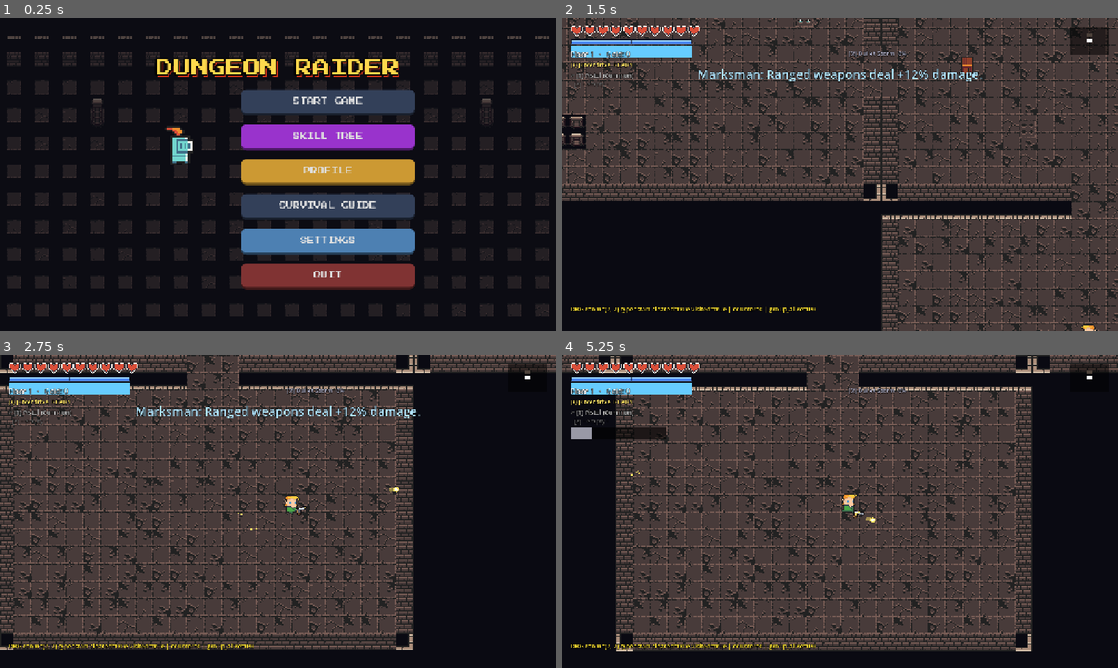
Above: before the commit, frames 1-4 (two rows, left to right).
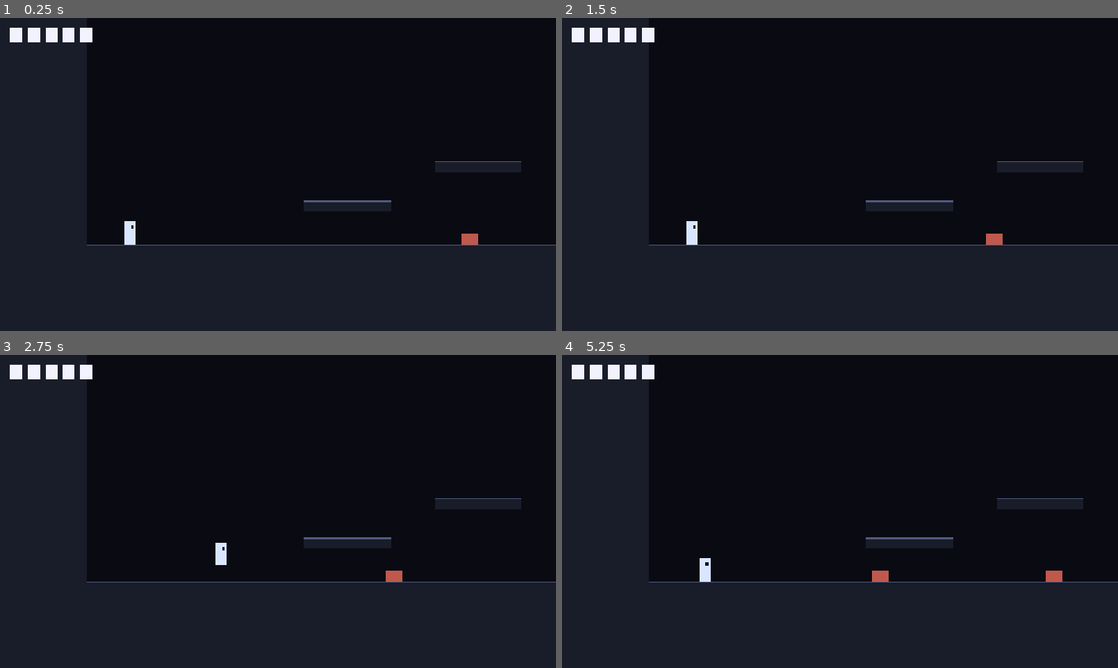
Above: after the commit, the same moments.

Repository: halo07-pixel/dungeon-raider-godot
Game: Godot game, scene res://hk/main.tscn
The game is run twice, just before and just after one commit, with the same random seed, the same clock (stepped at 60 frames per second) and the same inputs. Before the commit the project starts from res://scenes/main_menu.tscn.
Inputs (mouse positions are in pixels of both pictures, inside the frame that each line leads up to):
- Up to frame 1 (0.25 s): no input
- Up to frame 2 (1.5 s): click (890, 102) at 0.5 s, where only the run before the commit has a clickable "START GAME"; click (612, 165) at 1.25 s, where only the run before the commit has a clickable "RANGER HP: 100 Weapon: Pistol…"
- Up to frame 3 (2.75 s): tap Enter (confirm) at 2 s; move the mouse to (400, 495) at 2.02 s; hold D (move_right) from 2.03 s (still down); hold E (interact) from 2.03 s (still down); tap Z (hk_jump, bound only after the commit) at 2.27, 2.57 s; click (400, 495) at 2.3 s
- Up to frame 4 (5.25 s): release D (move_right) at 2.75 s; release E (interact) at 2.75 s; drag from (728, 527) to (812, 574) at 2.77 s; move the mouse to (895, 442) at 3.52 s; hold A (move_left) 3.53-4.25 s; tap C (hk_dash, bound only after the commit) at 3.6 s; click (895, 442) at 3.67 s; tap J at 3.8 s; drag from (812, 574) to (673, 464) at 4.27 s; move the mouse to (1006, 558) at 5.02 s; hold D (move_right) from 5.03 s (still down); tap K at 5.1 s; click (1006, 558) at 5.17 s

The runs differ from the first frame. In frame 1, 27% of the frame differs, in the area x 1-100%, y 3-96%; in frame 2, 60%, in the area x 0-100%, y 0-100%; in frame 3, 54%; in frame 4, 56%.

Commit message:
HK slice 1: platformer movement, 4-way nail slash, pogo, dash, crawler, masks, camera shake
Game cũ giữ ở nhánh archive/dungeon-raider-v1. Bản mới nằm trong hk/, main scene đổi sang hk/main.tscn.

Co-Authored-By: Claude Sonnet 5.5 <noreply@anthropic.com>
Claude-Session: https://claude.ai/code/session_01JGPvQEUH9tvNi1JLfwV4JP

Diff:
--- /dev/null
+++ b/hk/camera.gd
@@ -0,0 +1,20 @@
+extends Camera2D
+## Camera bám người chơi, mượt, giới hạn theo phòng, rung khi trúng đòn (nhận tín hiệu từ player qua main).
+var _shake: float = 0.0
+
+func _ready() -> void:
+	position_smoothing_enabled = true
+	position_smoothing_speed = 8.0
+
+func shake(strength: float) -> void:
+	_shake = maxf(_shake, strength * 4.0)
+
+func set_bounds(b: Rect2) -> void:
+	limit_left = int(b.position.x)
+	limit_right = int(b.end.x)
+	limit_top = int(b.position.y)
+	limit_bottom = int(b.end.y)
+
+func _process(delta: float) -> void:
+	_shake = maxf(0.0, _shake - 40.0 * delta)
+	offset = Vector2(randf_range(-_shake, _shake), randf_range(-_shake, _shake))
--- /dev/null
+++ b/hk/crawler.gd
@@ -0,0 +1,57 @@
+extends CharacterBody2D
+## Quái bò: đi tuần ngang, quay đầu khi gặp tường hoặc mép vực, chạm vào người chơi thì gây 1 mặt nạ.
+const SPEED: float = 70.0
+const GRAVITY: float = 2400.0
+var hp: int = 3
+var dir: int = -1
+var _kb_t: float = 0.0
+var _flash: float = 0.0
+var _contact: Area2D
+
+func _ready() -> void:
+	collision_layer = 4
+	collision_mask = 1
+	add_to_group("hk_enemy")
+	var cs := CollisionShape2D.new()
+	var sh := RectangleShape2D.new()
+	sh.size = Vector2(38, 24)
+	cs.shape = sh
+	add_child(cs)
+	_contact = Area2D.new()
+	_contact.collision_layer = 0
+	_contact.collision_mask = 2
+	var c2 := CollisionShape2D.new()
+	c2.shape = sh
+	_contact.add_child(c2)
+	add_child(_contact)
+
+func _physics_process(delta: float) -> void:
+	_flash = maxf(0.0, _flash - delta)
+	velocity.y = minf(velocity.y + GRAVITY * delta, 900.0)
+	if _kb_t > 0.0:
+		_kb_t -= delta
+		velocity.x = move_toward(velocity.x, 0.0, 700.0 * delta)
+	else:
+		velocity.x = float(dir) * SPEED
+	move_and_slide()
+	if _kb_t <= 0.0 and is_on_floor() and (is_on_wall() or not _ground_ahead()):
+		dir = -dir
+	for b in _contact.get_overlapping_bodies():
+		if b.has_method("take_damage"):
+			b.take_damage(global_position.x)
+	queue_redraw()
+
+func _ground_ahead() -> bool:
+	var q := PhysicsRayQueryParameters2D.create(global_position + Vector2(float(dir) * 24.0, 0.0), global_position + Vector2(float(dir) * 24.0, 40.0), 1)
+	return not get_world_2d().direct_space_state.intersect_ray(q).is_empty()
+
+func take_hit(dmg: int, from_pos: Vector2) -> void:
+	hp -= dmg
+	_flash = 0.1
+	_kb_t = 0.2
+	velocity.x = signf(global_position.x - from_pos.x) * 260.0
+	if hp <= 0:
+		queue_free()
+
+func _draw() -> void:
+	draw_rect(Rect2(-19, -12, 38, 24), Color(1, 1, 1) if _flash > 0.0 else Color(0.75, 0.35, 0.3))
--- /dev/null
+++ b/hk/hud.gd
@@ -0,0 +1,14 @@
+extends Control
+## Mặt nạ máu (masks) ở góc trên trái.
+var hp: int = 5
+var max_hp: int = 5
+
+func set_health(h: int, m: int) -> void:
+	hp = h
+	max_hp = m
+	queue_redraw()
+
+func _draw() -> void:
+	for i in max_hp:
+		var c := Color(0.95, 0.95, 1.0) if i < hp else Color(0.25, 0.25, 0.32)
+		draw_rect(Rect2(24 + i * 40, 24, 28, 32), c)
--- /dev/null
+++ b/hk/input.gd
@@ -0,0 +1,20 @@
+extends RefCounted
+## Phím của bản Hollow Knight-style. Đăng ký bằng code để không đụng InputMap của game cũ.
+const KEYS: Dictionary = {
+	"hk_left": [KEY_A, KEY_LEFT],
+	"hk_right": [KEY_D, KEY_RIGHT],
+	"hk_up": [KEY_W, KEY_UP],
+	"hk_down": [KEY_S, KEY_DOWN],
+	"hk_jump": [KEY_Z, KEY_SPACE],
+	"hk_attack": [KEY_X, KEY_J],
+	"hk_dash": [KEY_C, KEY_K],
+}
+
+static func ensure() -> void:
+	for action in KEYS:
+		if not InputMap.has_action(action):
+			InputMap.add_action(action)
+			for k in KEYS[action]:
+				var ev := InputEventKey.new()
+				ev.physical_keycode = k
+				InputMap.action_add_event(action, ev)
--- /dev/null
+++ b/hk/main.gd
@@ -0,0 +1,48 @@
+extends Node2D
+## Phòng thử nghiệm cảm giác chơi (giai đoạn 1). A/D di chuyển, Z nhảy, X chém (giữ W/S để chém lên/xuống), C dash.
+const PlayerScript = preload("res://hk/player.gd")
+const InputSetup = preload("res://hk/input.gd")
+const SPAWN := Vector2(100, 560)
+
+func _ready() -> void:
+	InputSetup.ensure()
+	var room := Node2D.new()
+	room.set_script(preload("res://hk/room.gd"))
+	room.rects = [
+		Rect2(-200, 600, 2800, 200), Rect2(-200, -400, 200, 1200), Rect2(2400, -400, 200, 1200), Rect2(-200, -400, 2800, 100),
+		Rect2(500, 500, 200, 24), Rect2(800, 410, 200, 24), Rect2(1100, 320, 200, 24), Rect2(1500, 480, 120, 120),
+	]
+	add_child(room)
+	var player := CharacterBody2D.new()
+	player.set_script(PlayerScript)
+	player.position = SPAWN
+	add_child(player)
+	for x in [900.0, 1300.0, 1900.0]:
+		var e := CharacterBody2D.new()
+		e.set_script(preload("res://hk/crawler.gd"))
+		e.position = Vector2(x, 570)
+		add_child(e)
+	var cam := Camera2D.new()
+	cam.set_script(preload("res://hk/camera.gd"))
+	add_child(cam)
+	cam.set_bounds(room.bounds())
+	cam.make_current()
+	cam.position = player.position
+	var hud_layer := CanvasLayer.new()
+	var hud := Control.new()
+	hud.set_script(preload("res://hk/hud.gd"))
+	hud_layer.add_child(hud)
+	add_child(hud_layer)
+	player.hit_landed.connect(cam.shake)
+	player.health_changed.connect(hud.set_health)
+	player.died.connect(func(): get_tree().call_deferred("reload_current_scene"))
+	set_process(true)
+	_cam = cam
+	_player = player
+
+var _cam: Camera2D
+var _player: Node2D
+
+func _process(_d: float) -> void:
+	if is_instance_valid(_player):
+		_cam.global_position = _player.global_position
--- /dev/null
+++ b/hk/main.tscn
@@ -0,0 +1,6 @@
+[gd_scene load_steps=2 format=3]
+
+[ext_resource type="Script" path="res://hk/main.gd" id="1"]
+
+[node name="HKMain" type="Node2D"]
+script = ExtResource("1")
--- /dev/null
+++ b/hk/player.gd
@@ -0,0 +1,176 @@
+extends CharacterBody2D
+## Nhân vật kiểu Hollow Knight: chạy, nhảy cao thấp tuỳ giữ phím, dash, chém 4 hướng, pogo khi chém xuống.
+## Hằng số tính bằng px/giây (khung 1280x720). Chỉnh cảm giác chơi ở đây.
+signal hit_landed(strength: float)
+signal health_changed(hp: int, max_hp: int)
+signal died
+
+const GRAVITY: float = 2400.0
+const MAX_FALL: float = 900.0
+const RUN_SPEED: float = 300.0
+const JUMP_V: float = -780.0
+const JUMP_CUT: float = 0.4          # nhả phím nhảy khi đang bay lên: giữ lại 40% vận tốc
+const COYOTE: float = 0.1
+const JUMP_BUFFER: float = 0.12
+const DASH_SPEED: float = 760.0
+const DASH_TIME: float = 0.18
+const DASH_COOLDOWN: float = 0.4
+const ATTACK_ACTIVE: float = 0.15
+const ATTACK_COOLDOWN: float = 0.35
+const POGO_V: float = -600.0
+const RECOIL_SPEED: float = 220.0
+const IFRAMES: float = 1.2
+const STUN: float = 0.25
+
+var max_hp: int = 5
+var hp: int = 5
+var facing: int = 1
+var can_dash: bool = true
+var invuln: float = 0.0
+var attack_dir: Vector2 = Vector2.RIGHT
+var _coyote: float = 0.0
+var _buffer: float = 0.0
+var _dash_t: float = 0.0
+var _dash_cd: float = 0.0
+var _attack_t: float = 0.0
+var _attack_cd: float = 0.0
+var _stun: float = 0.0
+var _hit_set: Array = []
+var _dead: bool = false
+var _hitstop_n: int = 0
+
+func _ready() -> void:
+	collision_layer = 2
+	collision_mask = 1
+	var cs := CollisionShape2D.new()
+	var sh := RectangleShape2D.new()
+	sh.size = Vector2(26, 52)
+	cs.shape = sh
+	add_child(cs)
+	add_to_group("hk_player")
+	health_changed.emit(hp, max_hp)
+
+func _physics_process(delta: float) -> void:
+	if _dead:
+		return
+	invuln = maxf(0.0, invuln - delta)
+	_dash_cd = maxf(0.0, _dash_cd - delta)
+	_attack_cd = maxf(0.0, _attack_cd - delta)
+	_buffer -= delta
+	if Input.is_action_just_pressed("hk_jump"):
+		_buffer = JUMP_BUFFER
+	if is_on_floor():
+		_coyote = COYOTE
+		can_dash = true
+	else:
+		_coyote -= delta
+
+	if _dash_t > 0.0:
+		_dash_t -= delta
+		velocity = Vector2(float(facing) * DASH_SPEED, 0.0)
+		move_and_slide()
+		_tick_attack(delta)
+		queue_redraw()
+		return
+
+	if Input.is_action_just_pressed("hk_dash") and can_dash and _dash_cd <= 0.0 and _stun <= 0.0:
+		can_dash = false
+		_dash_t = DASH_TIME
+		_dash_cd = DASH_COOLDOWN
+		return
+
+	var move: float = Input.get_axis("hk_left", "hk_right")
+	if _stun > 0.0:
+		_stun -= delta
+		velocity.x = move_toward(velocity.x, 0.0, 900.0 * delta)
+	else:
+		velocity.x = move * RUN_SPEED
+		if move != 0.0:
+			facing = 1 if move > 0.0 else -1
+
+	velocity.y = minf(velocity.y + GRAVITY * delta, MAX_FALL)
+	if _buffer > 0.0 and _coyote > 0.0:
+		velocity.y = JUMP_V
+		_buffer = 0.0
+		_coyote = 0.0
+	if Input.is_action_just_released("hk_jump") and velocity.y < 0.0:
+		velocity.y *= JUMP_CUT
+
+	if Input.is_action_just_pressed("hk_attack") and _attack_cd <= 0.0 and _stun <= 0.0:
+		_start_attack()
+	move_and_slide()
+	_tick_attack(delta)
+	queue_redraw()
+
+func _start_attack() -> void:
+	if Input.is_action_pressed("hk_up"):
+		attack_dir = Vector2.UP
+	elif Input.is_action_pressed("hk_down") and not is_on_floor():
+		attack_dir = Vector2.DOWN
+	else:
+		attack_dir = Vector2(float(facing), 0.0)
+	_attack_t = ATTACK_ACTIVE
+	_attack_cd = ATTACK_COOLDOWN
+	_hit_set.clear()
+
+func _tick_attack(delta: float) -> void:
+	if _attack_t <= 0.0:
+		return
+	_attack_t -= delta
+	var size: Vector2 = Vector2(84, 56) if attack_dir.y == 0.0 else Vector2(60, 80)
+	var q := PhysicsShapeQueryParameters2D.new()
+	var sh := RectangleShape2D.new()
+	sh.size = size
+	q.shape = sh
+	q.transform = Transform2D(0.0, global_position + attack_dir * 52.0)
+	q.collision_mask = 4
+	for r in get_world_2d().direct_space_state.intersect_shape(q, 8):
+		var c = r["collider"]
+		if c in _hit_set or not c.has_method("take_hit"):
+			continue
+		_hit_set.append(c)
+		c.take_hit(1, global_position)
+		_on_nail_hit()
+
+func _on_nail_hit() -> void:
+	if attack_dir.y > 0.0:
+		velocity.y = POGO_V # pogo: chém xuống trúng thì nảy lên và hồi dash
+		can_dash = true
+	elif attack_dir.y == 0.0:
+		velocity.x = -attack_dir.x * RECOIL_SPEED
+		_stun = 0.08
+	hit_landed.emit(1.0)
+	_hitstop(0.05)
+
+func take_damage(from_x: float, dmg: int = 1) -> void:
+	if invuln > 0.0 or _dead:
+		return
+	hp = maxi(0, hp - dmg)
+	invuln = IFRAMES
+	_stun = STUN
+	_dash_t = 0.0
+	_attack_t = 0.0
+	velocity = Vector2(signf(global_position.x - from_x) * 320.0, -280.0)
+	health_changed.emit(hp, max_hp)
+	hit_landed.emit(2.0)
+	_hitstop(0.08)
+	if hp <= 0:
+		_dead = true
+		died.emit()
+
+## Dừng hình thật ngắn khi trúng đòn (tính theo thời gian thực, không bị time_scale kéo dài).
+func _hitstop(sec: float) -> void:
+	_hitstop_n += 1
+	Engine.time_scale = 0.05
+	await get_tree().create_timer(sec, true, false, true).timeout
+	_hitstop_n -= 1
+	if _hitstop_n <= 0:
+		Engine.time_scale = 1.0
+
+func _draw() -> void:
+	var a: float = 0.4 if invuln > 0.0 and int(invuln * 20.0) % 2 == 0 else 1.0
+	draw_rect(Rect2(-13, -26, 26, 52), Color(0.85, 0.9, 1.0, a))
+	draw_rect(Rect2(float(facing) * 5.0 - 3.0, -16, 6, 8), Color(0.05, 0.05, 0.1, a))
+	if _attack_t > 0.0:
+		var c := Color(1, 1, 1, 0.8)
+		draw_rect(Rect2(attack_dir * 52.0 - (Vector2(42, 28) if attack_dir.y == 0.0 else Vector2(30, 40)), Vector2(84, 56) if attack_dir.y == 0.0 else Vector2(60, 80)), c)
--- /dev/null
+++ b/hk/room.gd
@@ -0,0 +1,28 @@
+extends Node2D
+## Phòng nhìn ngang: danh sách hình chữ nhật đặc (sàn, tường, bục). Vừa vẽ vừa tạo va chạm (layer 1 = world).
+var rects: Array = []
+const FILL := Color(0.10, 0.11, 0.16)
+const EDGE := Color(0.32, 0.36, 0.50)
+
+func _ready() -> void:
+	var body := StaticBody2D.new()
+	body.collision_layer = 1
+	add_child(body)
+	for r in rects:
+		var cs := CollisionShape2D.new()
+		var sh := RectangleShape2D.new()
+		sh.size = r.size
+		cs.shape = sh
+		cs.position = r.position + r.size * 0.5
+		body.add_child(cs)
+
+func _draw() -> void:
+	for r in rects:
+		draw_rect(r, FILL)
+		draw_rect(Rect2(r.position, Vector2(r.size.x, 3)), EDGE)
+
+func bounds() -> Rect2:
+	var b: Rect2 = rects[0]
+	for r in rects:
+		b = b.merge(r)
+	return b
--- a/project.godot
+++ b/project.godot
@@ -15,7 +15,7 @@
 [application]
 
 config/name="Dungeon Raider"
-run/main_scene="uid://bj20h0jfxjh3f"
+run/main_scene="res://hk/main.tscn"
 config/features=PackedStringArray("4.7", "GL Compatibility")
 
 [autoload]
--- /dev/null
+++ b/tools/tests/hk_player_test.gd
@@ -0,0 +1,97 @@
+extends SceneTree
+## Test cảm giác chơi cơ bản của bản Hollow Knight-style: rơi/đáp đất, nhảy cao-thấp, dash, chém, pogo, mất máu.
+var fails: int = 0
+
+func ck(c: bool, m: String) -> void:
+	if not c:
+		fails += 1
+		print("FAIL: ", m)
+
+func frames(n: int) -> void:
+	for i in n:
+		await physics_frame
+
+func hold(a: String, n: int) -> void:
+	Input.action_press(a)
+	await frames(n)
+	Input.action_release(a)
+	await frames(1)
+
+func _init() -> void:
+	await process_frame
+	load("res://hk/input.gd").ensure()
+	var room := Node2D.new()
+	room.set_script(load("res://hk/room.gd"))
+	room.rects = [Rect2(-500, 600, 3000, 200)]
+	root.add_child(room)
+	var p := CharacterBody2D.new()
+	p.set_script(load("res://hk/player.gd"))
+	p.position = Vector2(0, 500)
+	root.add_child(p)
+	await frames(60)
+	ck(p.is_on_floor(), "đáp xuống sàn")
+	var floor_y: float = p.position.y
+	# nhảy cao (giữ) vs nhảy thấp (nhả sớm)
+	var top_hold: float = floor_y
+	Input.action_press("hk_jump")
+	for i in 40:
+		await physics_frame
+		top_hold = minf(top_hold, p.position.y)
+	Input.action_release("hk_jump")
+	await frames(60)
+	var top_tap: float = floor_y
+	Input.action_press("hk_jump")
+	await physics_frame
+	Input.action_release("hk_jump")
+	for i in 40:
+		await physics_frame
+		top_tap = minf(top_tap, p.position.y)
+	await frames(60)
+	ck(floor_y - top_hold > 100.0, "nhảy giữ phím cao >100px (%.0f)" % (floor_y - top_hold))
+	ck(floor_y - top_tap < (floor_y - top_hold) * 0.6, "nhảy nhả sớm thấp hơn (%.0f vs %.0f)" % [floor_y - top_tap, floor_y - top_hold])
+	# dash
+	p.facing = 1
+	var x0: float = p.position.x
+	await hold("hk_dash", 1)
+	await frames(15)
+	ck(p.position.x - x0 > 100.0, "dash đi xa (%.0f)" % (p.position.x - x0))
+	await frames(40)
+	# chém quái
+	var e := CharacterBody2D.new()
+	e.set_script(load("res://hk/crawler.gd"))
+	e.position = Vector2(p.position.x + 60.0, 576)
+	root.add_child(e)
+	await frames(2)
+	e.set_physics_process(false)
+	var hp0: int = e.hp
+	p.facing = 1
+	await hold("hk_attack", 1)
+	await frames(10)
+	ck(e.hp == hp0 - 1, "chém ngang trúng quái, đúng 1 lần (%d -> %d)" % [hp0, e.hp])
+	await frames(30)
+	# pogo: đứng trên quái, chém xuống khi đang ở trên không
+	e.position = Vector2(p.position.x, 590)
+	p.position = Vector2(p.position.x, 490)
+	p.velocity = Vector2.ZERO
+	p.can_dash = false
+	Input.action_press("hk_down")
+	await physics_frame
+	var vy_min: float = 0.0
+	Input.action_press("hk_attack")
+	for i in 14:
+		await physics_frame
+		vy_min = minf(vy_min, p.velocity.y)
+	Input.action_release("hk_attack")
+	Input.action_release("hk_down")
+	ck(vy_min <= p.POGO_V + 1.0, "chém xuống trúng quái thì nảy lên (vy %.0f)" % vy_min)
+	ck(e.hp < hp0 - 1 or not is_instance_valid(e), "chém xuống gây sát thương")
+	await frames(60)
+	# mất máu + khung bất tử
+	var hp1: int = p.hp
+	p.take_damage(p.position.x - 50.0)
+	p.take_damage(p.position.x - 50.0)
+	ck(p.hp == hp1 - 1, "bị đánh mất 1 mặt nạ, khung bất tử chặn đòn thứ hai")
+	ck(p.velocity.x > 0.0, "bị hất ra xa nguồn đòn")
+	Engine.time_scale = 1.0
+	print("DONE fails=", fails)
+	quit(1 if fails > 0 else 0)
Not shown, added: hk/camera.gd.uid
Not shown, added: hk/crawler.gd.uid
Not shown, added: hk/hud.gd.uid
Not shown, added: hk/input.gd.uid
Not shown, added: hk/main.gd.uid
Not shown, added: hk/player.gd.uid
Not shown, added: hk/room.gd.uid
Not shown, added: tools/perf_report.gd.uid
